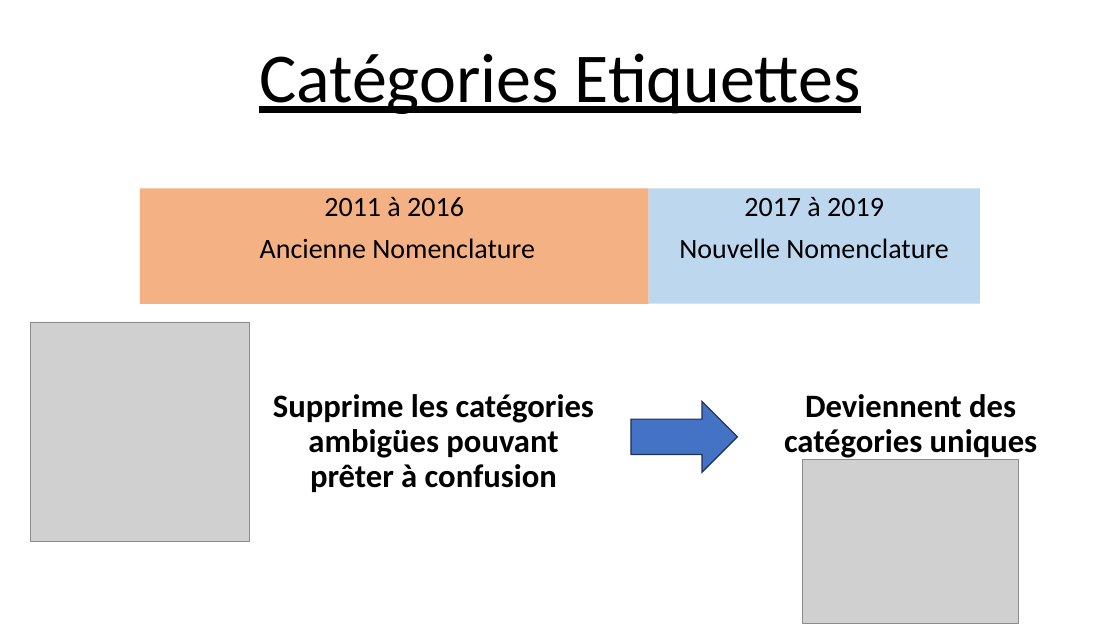
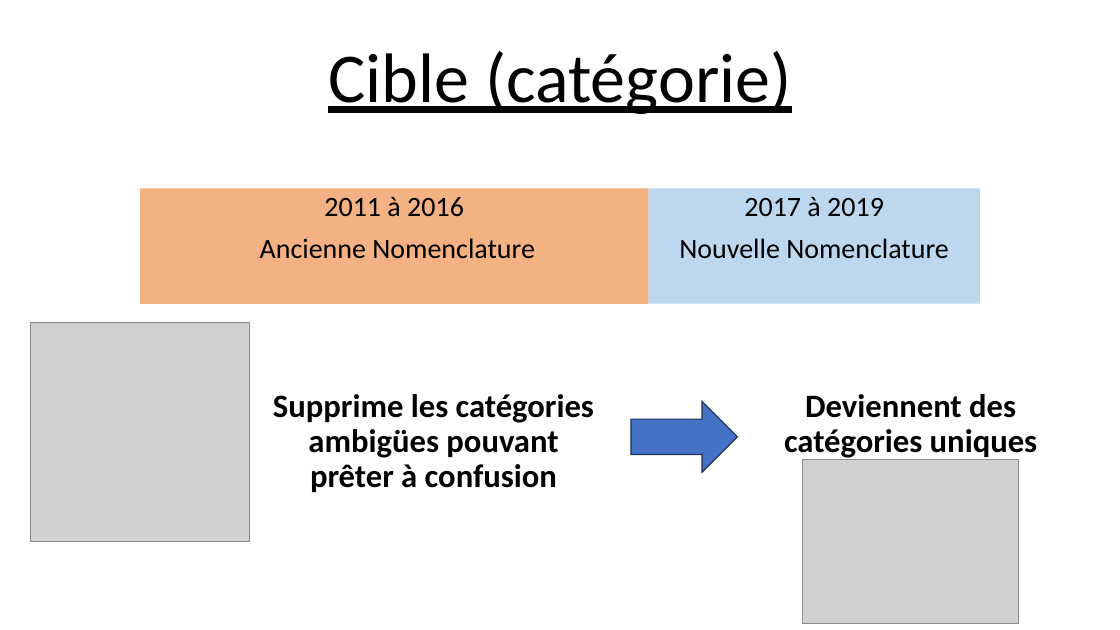
Before and after one commit to Ace4teaM/OCR-ZenAssist, a slide deck: slide 7 of Présentation.pptx. Drawn at 1120x630 pixels with LibreOffice and Linux fonts; fonts in the diff are those of the drawing; grey boxes stand for pictures. Boxes give left, top, right and bottom in pixels: in the first picture for what was removed or moved away, otherwise in the second. Text is boxed around its words. In the diff, an @@ line names an element or a change of style, - is before the commit and + after.

```diff
--- a/Présentation.pptx
+++ b/Présentation.pptx
@@ title at box(328, 51, 791, 114): text changed @@
-Catégories Etiquettes
+Cible (catégorie)
```
Also in this commit, not shown: 2 other slides changed, 11 slides added, 2 slides removed, 6 other files.
